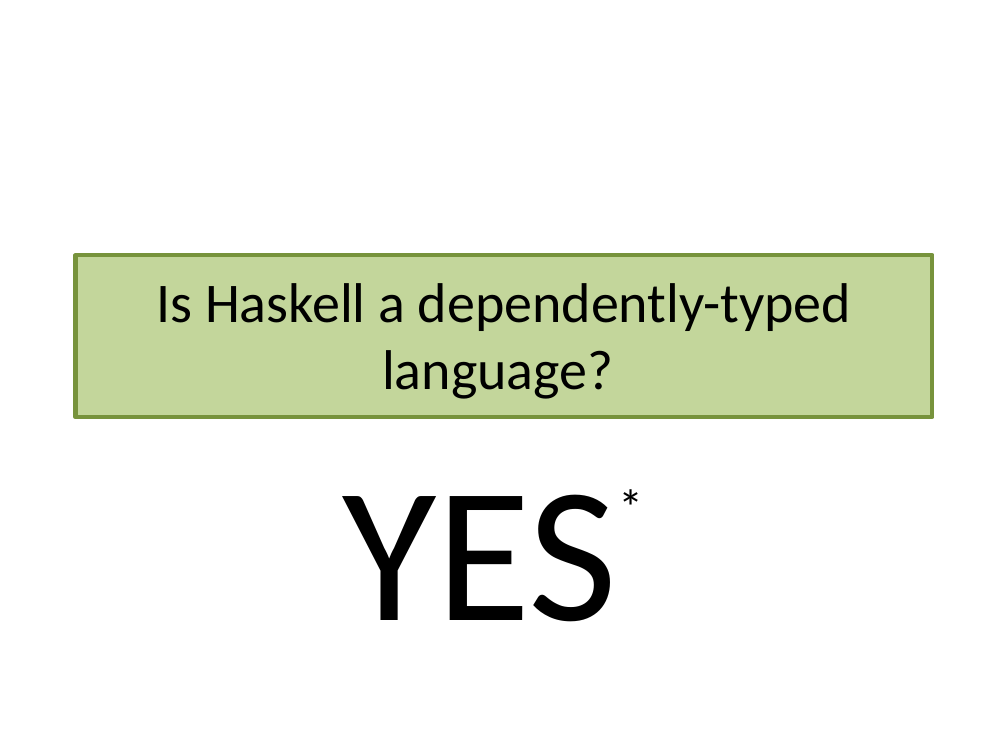
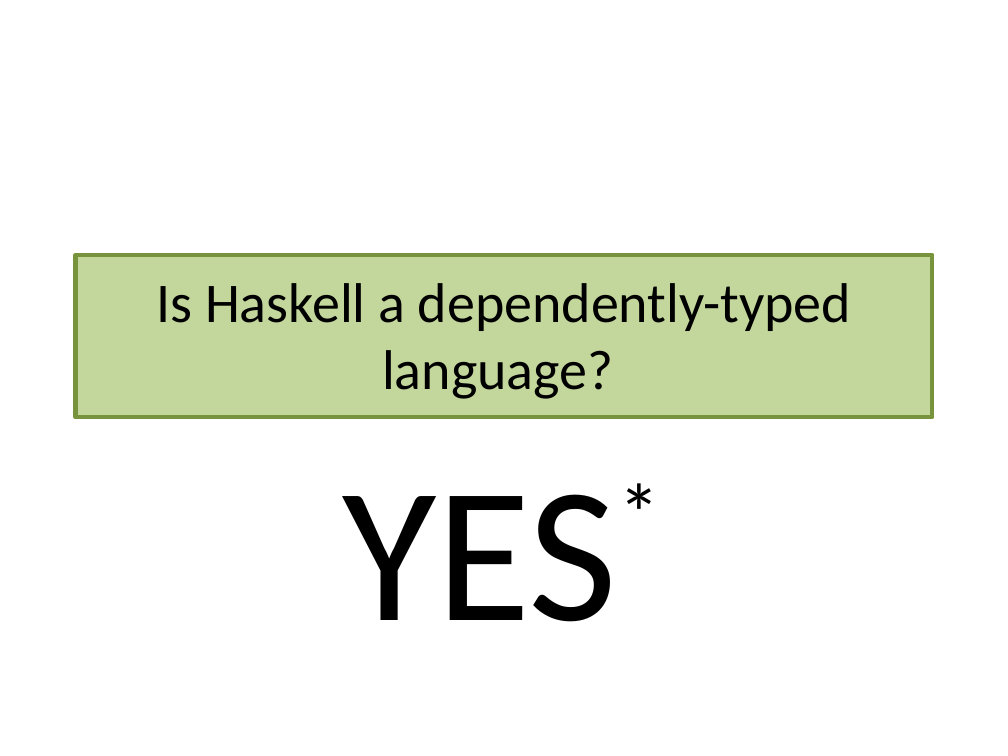
Before and after one commit to sweirich/dth, a slide deck: slide 2 of depending-on-types/depending-on-types.pptx. Drawn at 1008x756 pixels with LibreOffice and Linux fonts; fonts in the diff are those of the drawing. Boxes give left, top, right and bottom in pixels: in the first picture for what was removed or moved away, otherwise in the second. Text is boxed around its words. In the diff, an @@ line names an element or a change of style, - is before the commit and + after.

```diff
--- a/depending-on-types/depending-on-types.pptx
+++ b/depending-on-types/depending-on-types.pptx
@@ text "*": place and size @@
-text "*" at box(608, 470, 653, 541)
+text "*" at box(608, 455, 670, 566)
@@ text "*" at box(608, 455, 670, 566): size 36 to 60 pt @@
```
Also in this commit, not shown: 7 other slides changed, 1 slide added, 1 slide removed.
